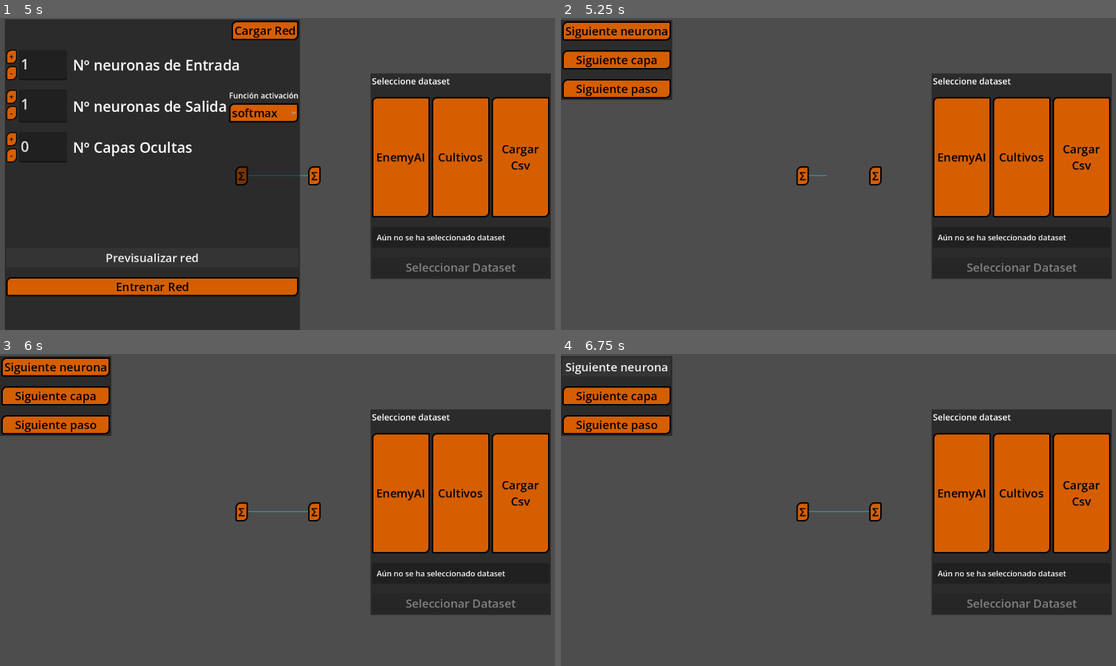
Above: before the commit, frames 1-4 (two rows, left to right).
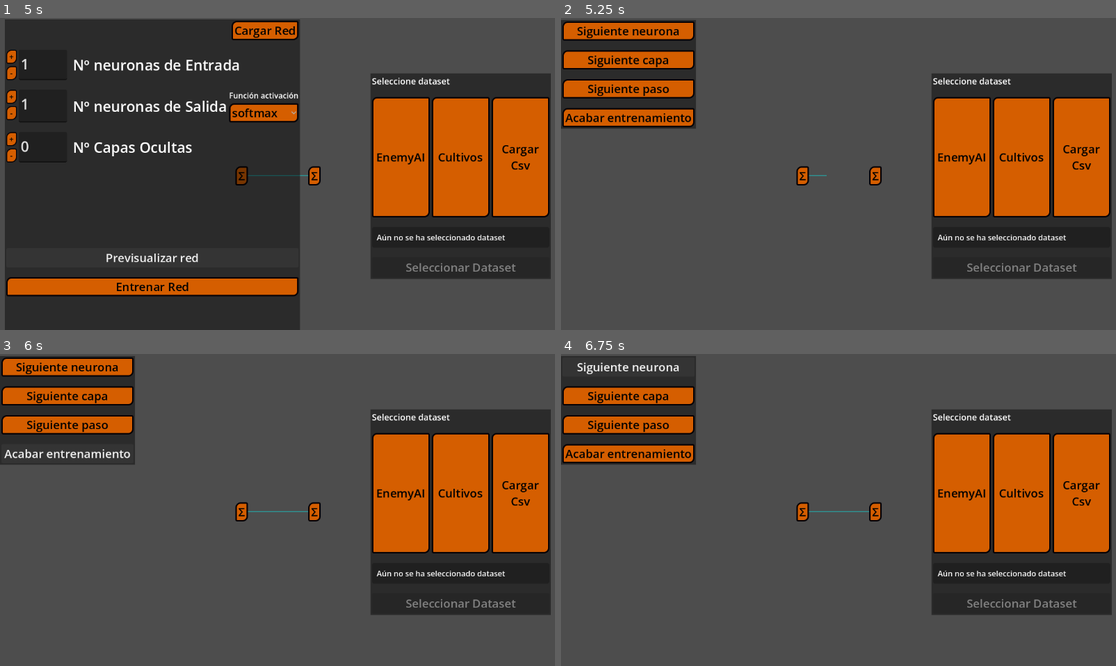
Above: after the commit, the same moments.

Repository: HectorAldao/visualizing_machine_learning
Game: Godot game, scene res://scenes/views/nn_view/nn_view.tscn
Two runs of this game, one before a commit and one after it. Both use one fixed random seed, a clock stepped at 60 frames per second and the inputs below. This scene is started directly instead of the project's main scene.
Inputs (mouse positions are in pixels of both pictures, inside the frame that each line leads up to):
- Up to frame 1 (5 s): click "Σ" at 0.5 s; click "Cargar Red" at 1.25 s; click "+" at 2 s; click "-" at 2.75 s; click "softmax" at 3.5 s; click "Previsualizar red" at 4.25 s
- Up to frame 2 (5.25 s): click "Entrenar Red" at 5 s
- Up to frame 3 (6 s): click (66, 453) at 5.75 s, where only the run after the commit has a clickable "Acabar entrenamiento"
- Up to frame 4 (6.75 s): click "Siguiente neurona" at 6.5 s

Frame 1 is identical in both runs. In frame 2, 4.3% of the frame differs, in the area x 0-25%, y 0-36%; in frame 3, 4.2%; in frame 4, 4.3%.

Commit message:
feat: new signal to end train fast

Diff:
--- a/godot_project/scenes/interface/nn/panel_algorithm_nn/panel_algorithm_nn.gd
+++ b/godot_project/scenes/interface/nn/panel_algorithm_nn/panel_algorithm_nn.gd
@@ -5,3 +5,4 @@
 	$VBoxContainer/NextNeuronButton.pressed.connect(func(): SignalsObserver.train_nn_next_neuron.emit())
 	$VBoxContainer/NextLayerButton.pressed.connect(func(): SignalsObserver.train_nn_next_layer.emit())
 	$VBoxContainer/NextStepButton.pressed.connect(func(): SignalsObserver.train_nn_next_step.emit())
+	$VBoxContainer/CompleteTrainButton.pressed.connect(func(): SignalsObserver.train_nn_complete.emit())
--- a/godot_project/scenes/interface/nn/panel_algorithm_nn/panel_algorithm_nn.tscn
+++ b/godot_project/scenes/interface/nn/panel_algorithm_nn/panel_algorithm_nn.tscn
@@ -19,3 +19,7 @@
 [node name="NextStepButton" type="Button" parent="VBoxContainer" unique_id=735567149]
 layout_mode = 2
 text = "Siguiente paso"
+
+[node name="CompleteTrainButton" type="Button" parent="VBoxContainer" unique_id=1855667876]
+layout_mode = 2
+text = "Acabar entrenamiento"
--- a/godot_project/scripts/signals_observer.gd
+++ b/godot_project/scripts/signals_observer.gd
@@ -50,5 +50,6 @@
 signal train_nn_next_neuron
 signal train_nn_next_layer
 signal train_nn_next_step
+signal train_nn_complete
 
 @warning_ignore_restore("unused_signal")
Not shown, changed: godot_project/session_nn.vim
